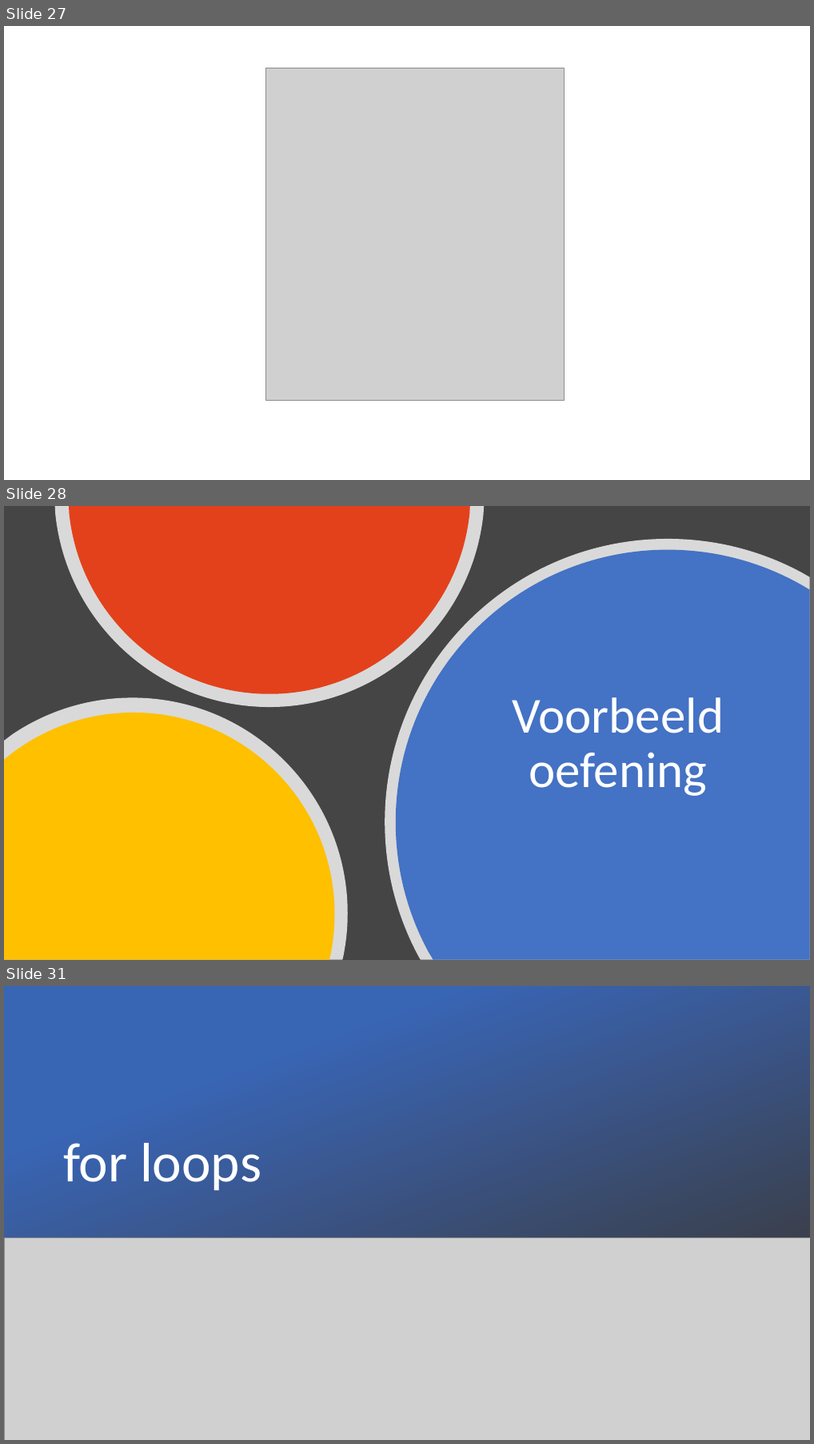
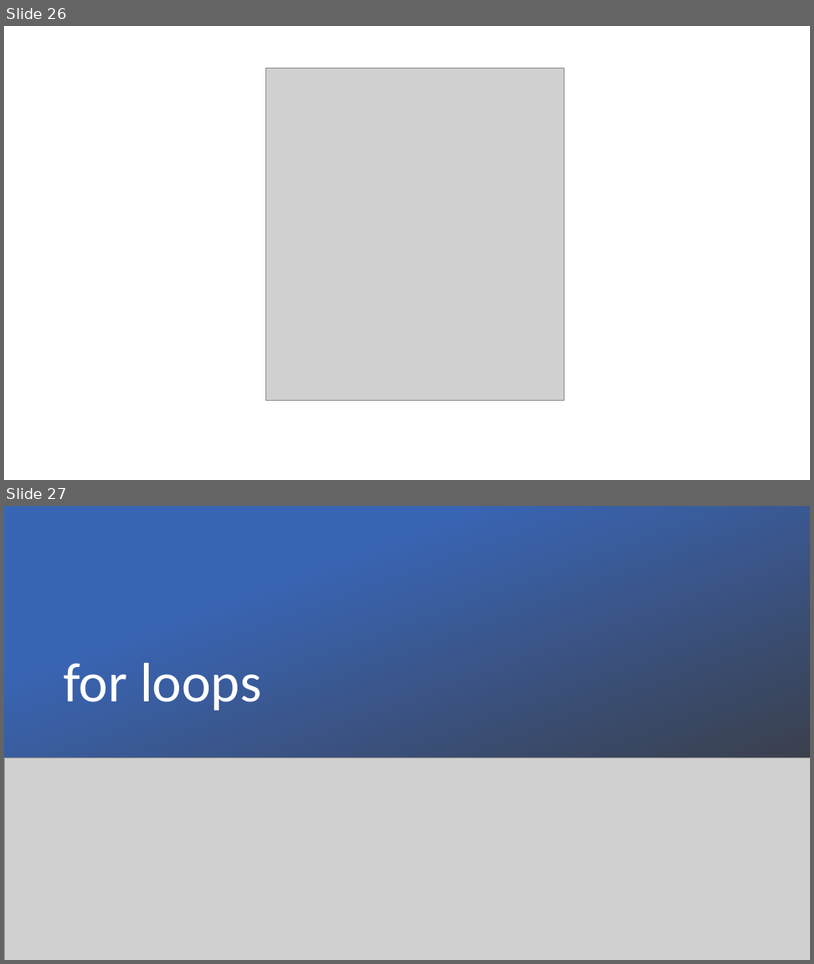
Before and after one commit to v-nys/cursusprogrammeren, a slide deck: _SLIDES/DEEL1/H5/4_loopsintro.pptx. Shown one above the other, each under a label of ours: slides 27, 28 and 31 before the commit, slides 26 and 27 after it; the slides between them are not shown. The pictures are 814x1444 and 814x964 pixels, drawn with LibreOffice and Linux fonts; fonts in the diff are those of the drawing; grey boxes stand for pictures. Boxes give left, top, right and bottom in pixels: in the first picture for what was removed or moved away, otherwise in the second. Text is boxed around its words. In the diff, an @@ line names an element or a change of style, - is before the commit and + after.

```diff
--- a/_SLIDES/DEEL1/H5/4_loopsintro.pptx
+++ b/_SLIDES/DEEL1/H5/4_loopsintro.pptx
@@ slide 28 removed at bbox=[4, 506, 810, 960], background #454545 @@
@@ freeform shape removed at bbox=[55, 506, 484, 707] @@
@@ freeform shape removed at bbox=[69, 506, 470, 694] @@
@@ freeform shape removed at bbox=[385, 539, 810, 959] @@
@@ freeform shape removed at bbox=[396, 549, 810, 959] @@
@@ title removed at bbox=[512, 697, 724, 796] @@
-Voorbeeld oefening
@@ freeform shape removed at bbox=[4, 698, 348, 960] @@
@@ freeform shape removed at bbox=[4, 712, 335, 959] @@
@@ what was slide 27 is now slide 26 @@
@@ what was slide 31 is now slide 27 @@
```
Also in this commit, not shown: 4 slides changed, 3 other slides removed, 6 other files.
